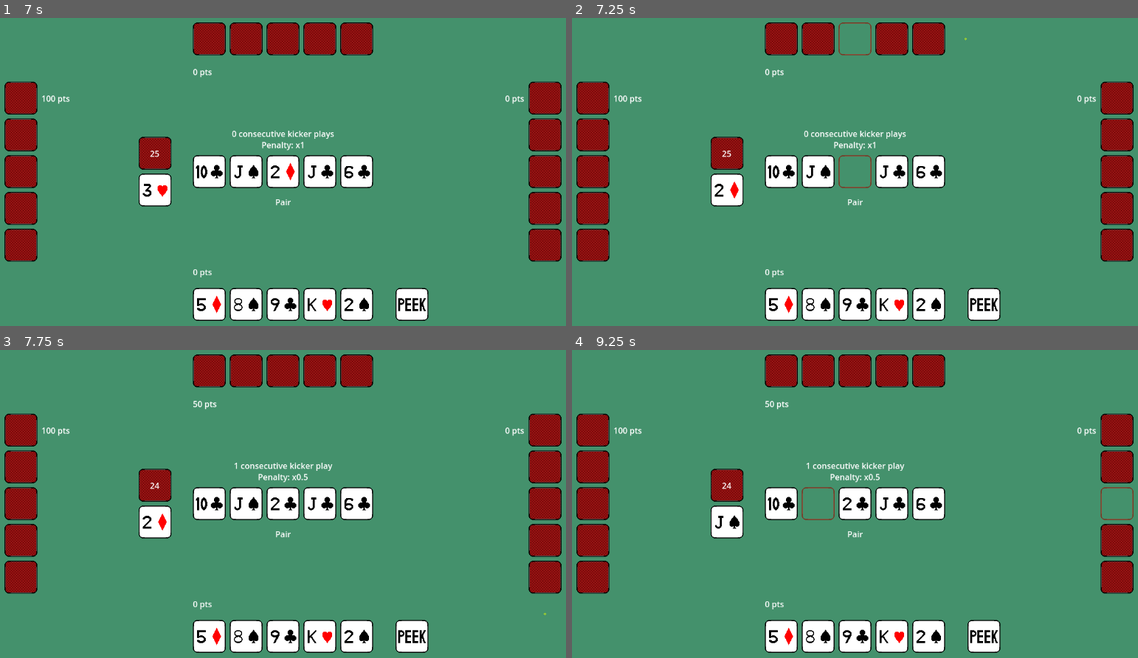
Above: before the commit, frames 1-4 (two rows, left to right).
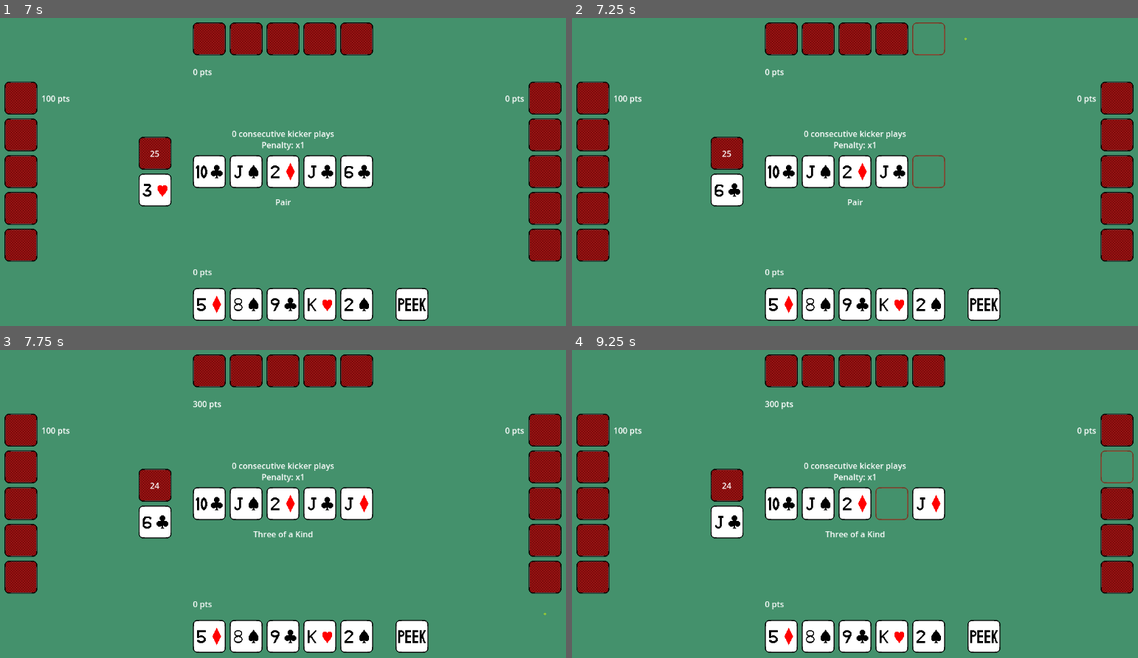
Above: after the commit, the same moments.

Repository: fitzgeraldkd/peeky-poker
Game: Godot game, scene res://scenes/main.tscn
Same seed, same stepped clock (60 frames per second), same inputs: the game is played once before the commit and once after it.
Inputs:
- Up to frame 1 (7 s): hold Right (right) 0.53-1.28 s; tap Space (select) at 0.6, 1.35, 2.1, 2.85, 3.6, 4.35, 5.1, 5.85, 6.5, 6.6 s; hold X (back) 1.28-2.03 s; hold Right (right) 2.03-3.53 s; hold Left (left) 3.53-5.03 s; tap Enter at 4.25 s; hold X (back) 5.03-5.78 s; hold Right (right) from 5.78 s (still down)
- Up to frame 2 (7.25 s): keep holding Right (right)
- Up to frame 3 (7.75 s): keep holding Right (right); tap Space (select) at 7.35 s
- Up to frame 4 (9.25 s): tap Enter at 8 s; release Right (right) at 8.03 s; hold X (back) 8.03-8.78 s; tap Space (select) at 8.1, 8.85 s; hold Left (left) from 8.78 s (still down)

Frame 1 is identical in both runs. In frame 2, 2.6% of the frame differs, in the area x 25-66%, y 1-59%; in frame 3, 0.8%; in frame 4, 3.2%, in the area x 27-100%, y 16-61%.

Commit message:
Add AI logic for instant gratification

Diff:
--- a/scenes/main.gd
+++ b/scenes/main.gd
@@ -75,6 +75,8 @@
 	for player in players:
 		points[player] = 0
 		player.reset()
+		if player != $Player:
+			player.community_node = $Community
 
 	for n in range(Globals.CARDS_IN_HAND):
 		for player in players:
--- a/scenes/opponent.gd
+++ b/scenes/opponent.gd
@@ -5,11 +5,14 @@
 signal draw_card(instance, index)
 
 @export var vertical = false
+var ai_function : Callable
+var community_node
 
 # Called when the node enters the scene tree for the first time.
 func _ready():
 	$Hand.vertical = vertical
-	pass # Replace with function body.
+	ai_function = Callable(self, "instant_gratification")
+	# ai_function = Callable(self, "random")
 
 
 # Called every frame. 'delta' is the elapsed time since the previous frame.
@@ -25,9 +28,8 @@
 func start_turn():
 	$TurnIndicator.play()
 	await Utils.n_seconds(1.5)
-	var card_index = randi() % Globals.CARDS_IN_HAND
-	var community_index = randi() % 5
-	play_card(card_index, community_index)
+	var indeces = ai_function.call($Hand, community_node)
+	play_card(indeces[0], indeces[1])
 
 func play_card(card_index: int, community_index: int):
 	var card = $Hand.take_card(card_index)
@@ -46,3 +48,48 @@
 
 func peek_at_hand():
 	$Hand.peek()
+
+### AI
+
+func random(hand, community):
+	print("calling random")
+	var hand_cards = hand.get_node("Cards").get_children()
+	var community_cards = community.get_node("Cards").get_children()
+	return [
+		randi() % hand_cards.size(),
+		randi() % community_cards.size(),
+	]
+
+func instant_gratification(hand, community):
+	print("calling instant_gratification")
+	var hand_values = hand.get_node("Cards").get_children().map(
+		func(card): return card.get_value()
+	)
+	var community_values = community.get_node("Cards").get_children().map(
+		func(card): return card.get_value()
+	)
+
+	var best_points = 0
+	var combinations = []
+	for hand_index in range(hand_values.size()):
+		print(best_points)
+		print(combinations)
+		for community_index in range(community_values.size()):
+			var new_community = community_values.duplicate()
+			new_community[community_index] =  hand_values[hand_index]
+
+			var this_points : int
+			if Utils.is_kicker(new_community, hand_values[hand_index]):
+				this_points = 0
+			else:
+				this_points = Utils.determine_hand_points(new_community)
+
+
+			print("this_points ", this_points)
+			if this_points > best_points:
+				best_points = this_points
+				combinations = [[hand_index, community_index]]
+			elif this_points == best_points:
+				combinations.append([hand_index, community_index])
+
+	return combinations[randi() % combinations.size()]
--- a/scenes/utils.gd
+++ b/scenes/utils.gd
@@ -68,6 +68,10 @@
 
 	return Globals.HANDS.HIGH_CARD
 
+func determine_hand_points(cards):
+	var hand = determine_hand(cards)
+	return Globals.HAND_POINTS[hand]
+
 func is_kicker(cards, card):
 	var card_values = cards.map(func(c): return c.value)
 	if card_values.count(card.value) > 1:
